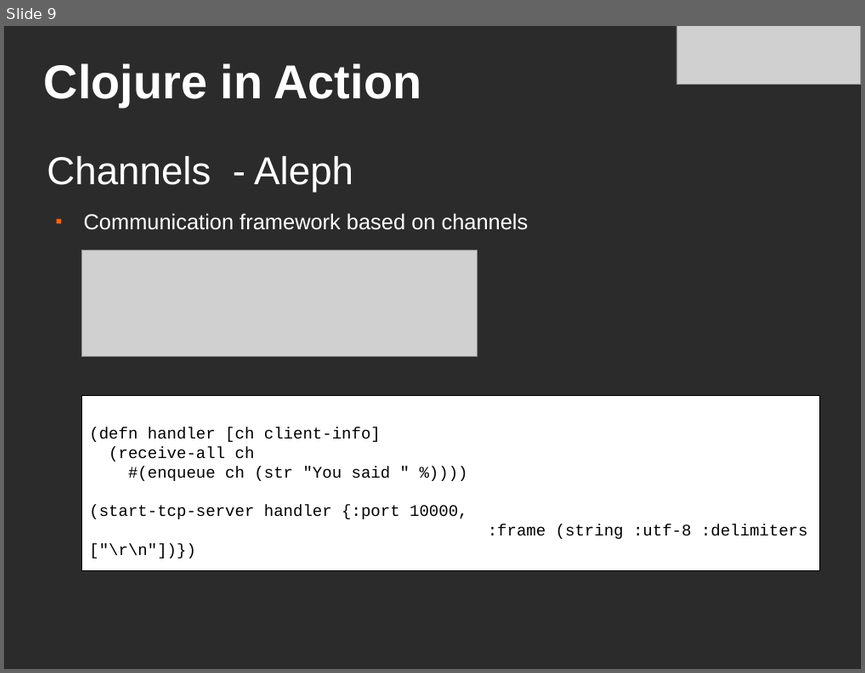
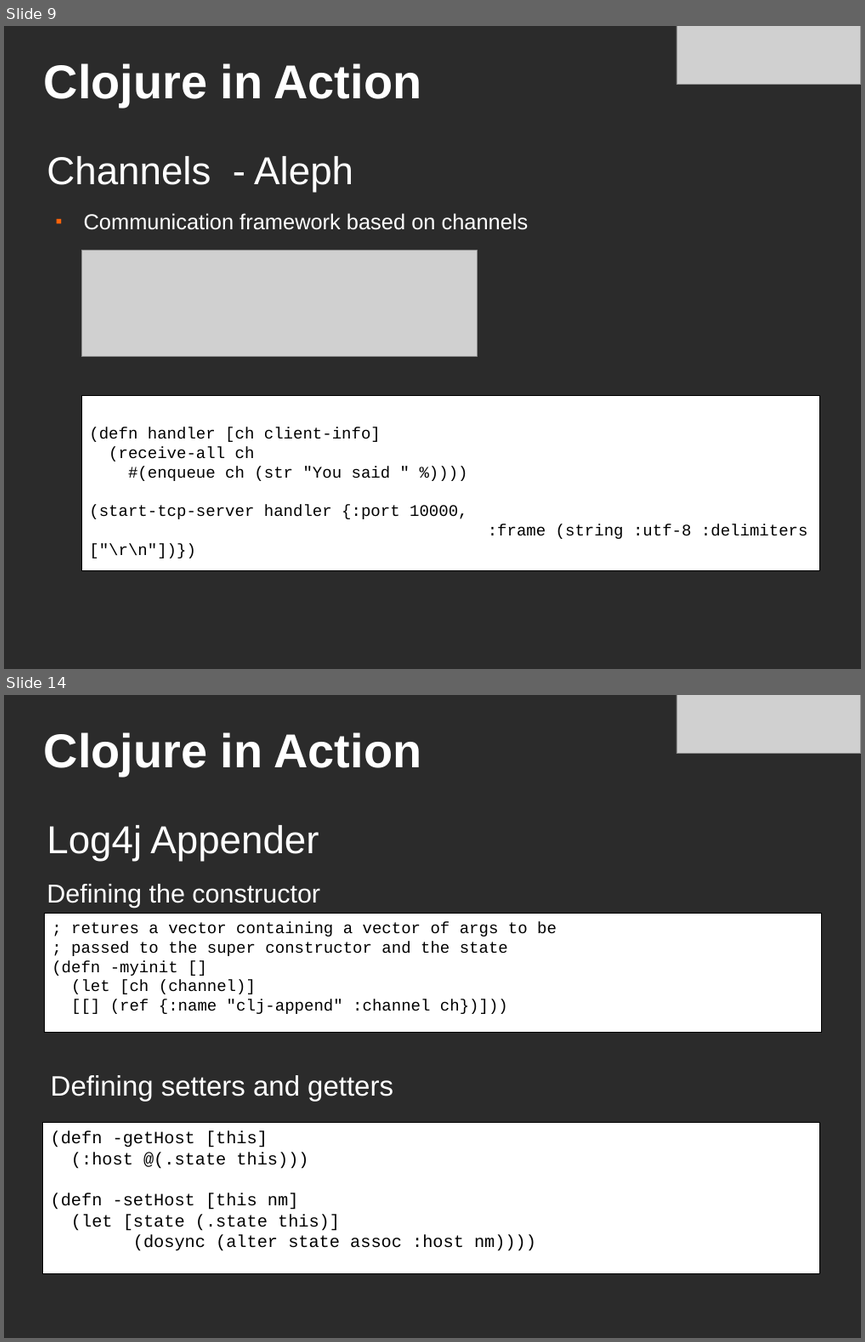
Before and after one commit to cincy-functional-programmers/cincyfp-presentations, a slide deck: jun-2011/clojure-in-action-cincyfp.odp. Shown one above the other, each under a label of ours: slide 9 before the commit, slides 9 and 14 after it; the slides between them are not shown. The pictures are 865x673 and 865x1342 pixels, drawn with LibreOffice and Linux fonts; fonts in the diff are those of the drawing; grey boxes stand for pictures; background and template pictures are left out; a plain dark background stands for a picture behind light text. Boxes give left, top, right and bottom in pixels: in the first picture for what was removed or moved away, otherwise in the second. Text is boxed around its words. In the diff, an @@ line names an element or a change of style, - is before the commit and + after.

```diff
--- a/jun-2011/clojure-in-action-cincyfp.odp
+++ b/jun-2011/clojure-in-action-cincyfp.odp
@@ slide 14 added at bbox=[4, 695, 861, 1338], background picture (left out) @@
@@ picture added at bbox=[676, 695, 861, 754] @@
@@ title added at bbox=[44, 732, 422, 776], 44 pt, text #FFFFFF, bold @@
+Clojure in Action
@@ text added at bbox=[46, 825, 320, 907], 24 pt, text #FFFFFF @@
+Log4j Appender
+Defining the constructor
@@ rectangle added at bbox=[45, 913, 822, 1032], fill #FFFFFF, outline #000000 0 pt, 15 pt, text #000000 @@
+; retures a vector containing a vector of args to be
+; passed to the super constructor and the state
+(defn -myinit []
+(let [ch (channel)]
+[[] (ref {:name "clj-append" :channel ch})]))
@@ text added at bbox=[51, 1075, 393, 1101], 26 pt, text #FFFFFF @@
+Defining setters and getters
@@ rectangle added at bbox=[43, 1123, 820, 1274], fill #FFFFFF, outline #000000 0 pt, 16 pt, text #000000 @@
+(defn -getHost [this]
+(:host @(.state this)))
+(defn -setHost [this nm]
+(let [state (.state this)]
+(dosync (alter state assoc :host nm))))
```
Also in this commit, not shown: 2 slides changed, 5 other slides added, 2 slides removed.
